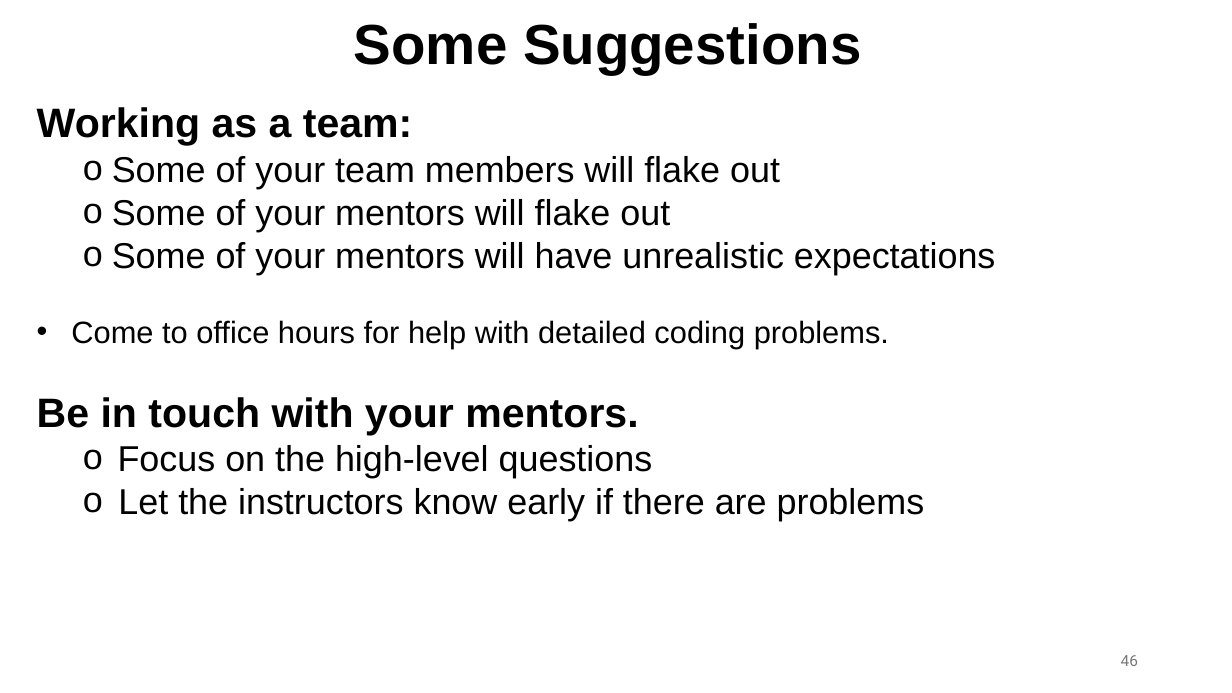
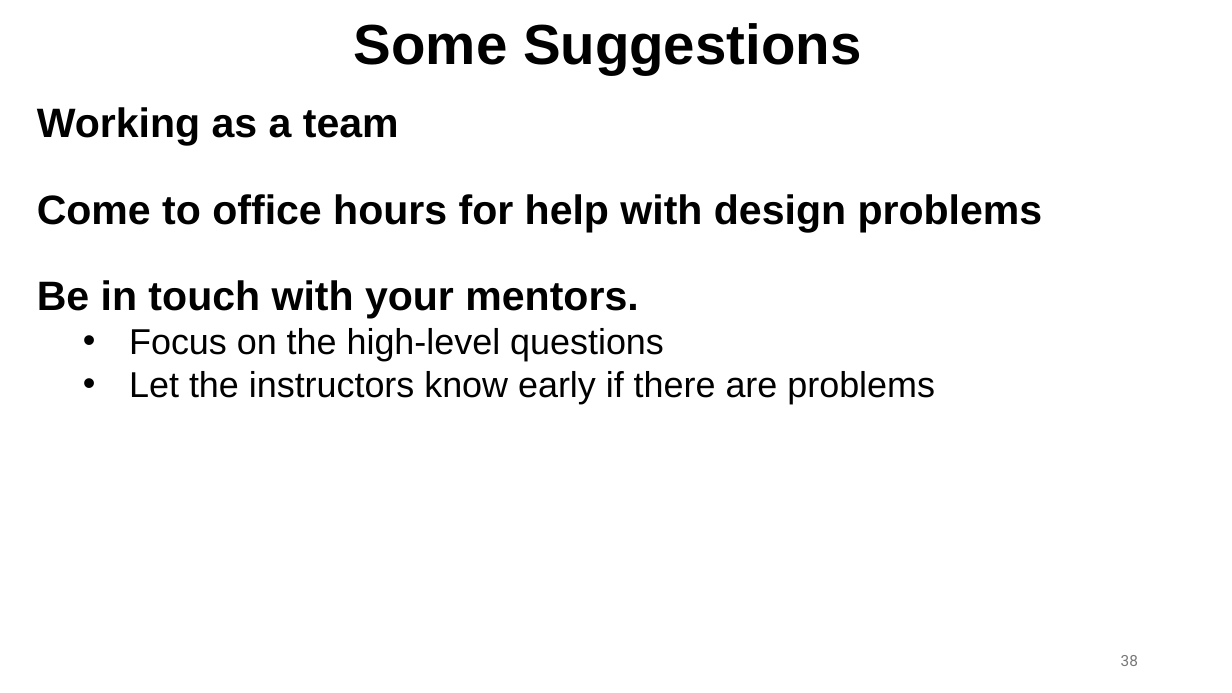
Before and after one commit to ec528/ec528.github.io, a slide deck: slide 38 of slides/fall26/1-introduction.pptx (slide 46 before the commit). Drawn at 1232x693 pixels with LibreOffice and Linux fonts; fonts in the diff are those of the drawing. Boxes give left, top, right and bottom in pixels: in the first picture for what was removed or moved away, otherwise in the second. Text is boxed around its words. In the diff, an @@ line names an element or a change of style, - is before the commit and + after.

Commit message:
update lecture

```diff
--- a/slides/fall26/1-introduction.pptx
+++ b/slides/fall26/1-introduction.pptx
@@ text at (x1=37, y1=107, x2=1043, y2=232): text changed; size 28 to 32 pt; bold on @@
-Working as a team:
-  o Some of your team members will flake out
-  o Some of your mentors will flake out
-  o Some of your mentors will have unrealistic expectations
-• Come to office hours for help with detailed coding problems.
+Working as a team
+Come to office hours for help with design problems
@@ text at (x1=129, y1=328, x2=935, y2=404): bullet o to • @@
@@ page number at (x1=1121, y1=655, x2=1138, y2=666): text changed @@
-46
+38
```
Also in this commit, not shown: 16 other slides changed, 11 slides added, 1 slide removed, 1 other file.
